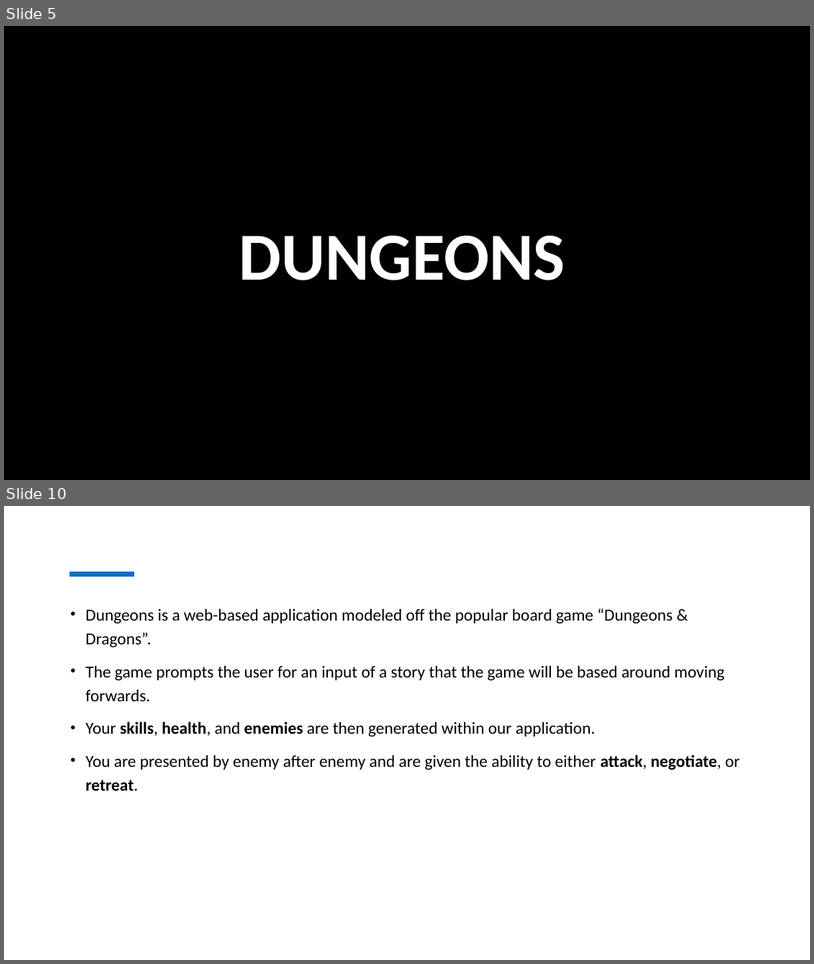
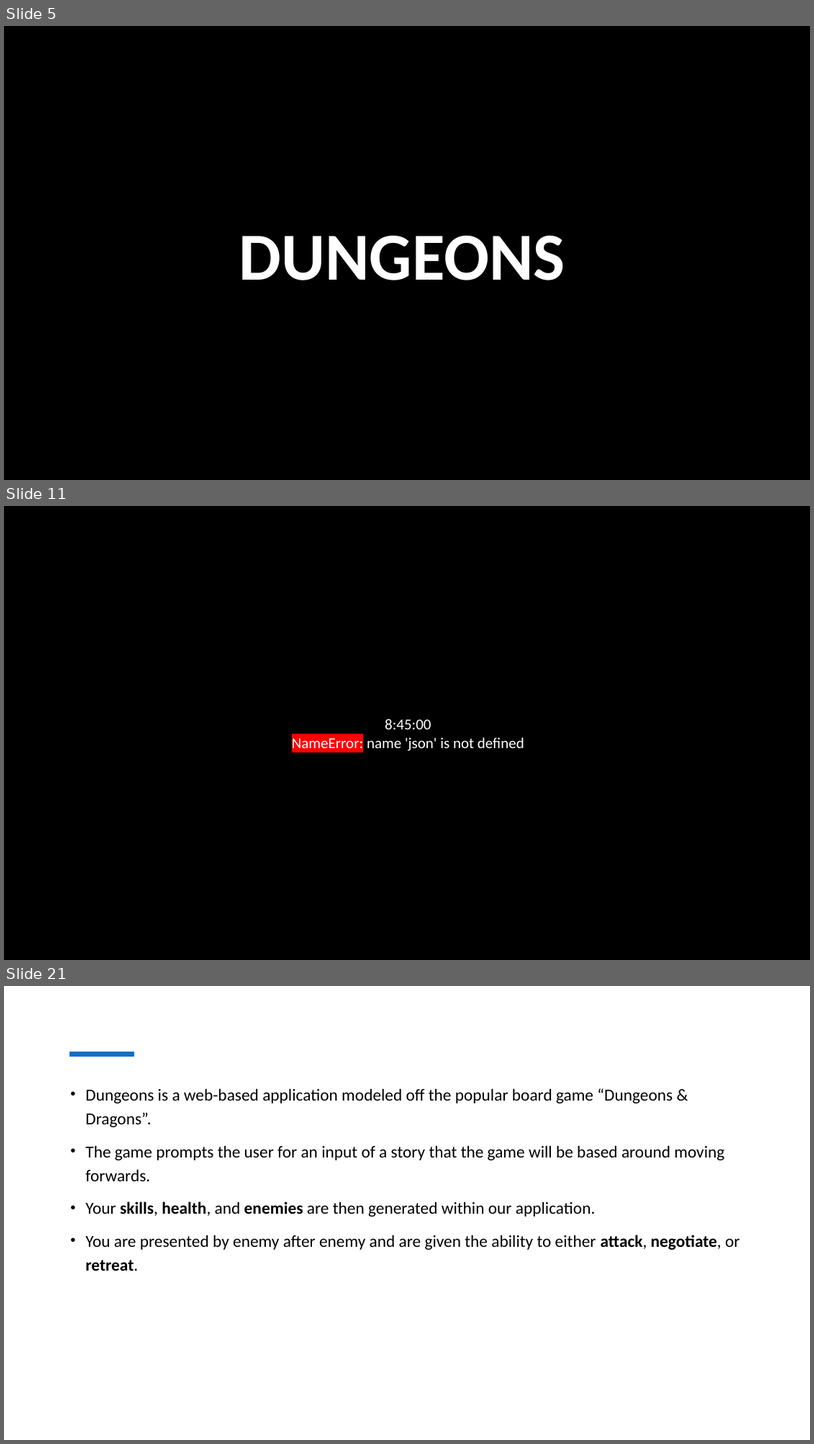
Before and after one commit to corbinmgraham/dungeons, a slide deck: Presentation.pptx. Shown one above the other, each under a label of ours: slides 5 and 10 before the commit, slides 5, 11 and 21 after it; the slides between them are not shown. The pictures are 814x964 and 814x1444 pixels, drawn with LibreOffice and Linux fonts; fonts in the diff are those of the drawing. Boxes give left, top, right and bottom in pixels: in the first picture for what was removed or moved away, otherwise in the second. Text is boxed around its words. In the diff, an @@ line names an element or a change of style, - is before the commit and + after.

```diff
--- a/Presentation.pptx
+++ b/Presentation.pptx
@@ slide 11 added at (x1=4, y1=506, x2=810, y2=960), background #FFFFFF @@
@@ rectangle added at (x1=4, y1=506, x2=810, y2=960), fill #000000, 18 pt, text #FFFFFF @@
+8:45:00
+NameError: name 'json' is not defined
@@ what was slide 10 is now slide 21 @@
```
Also in this commit, not shown: 4 slides changed, 11 other slides added, 1 slide removed.
